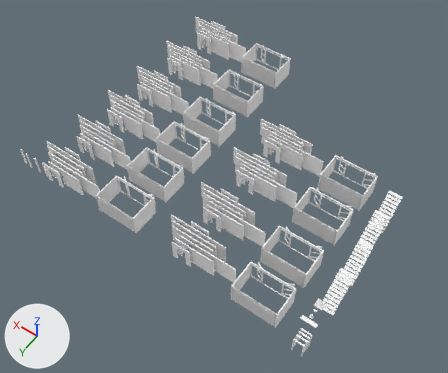
The Blender file Assets/Resources/BaseAssets/BuildingModules/buildingModules.blend as it was, and as the next commit left it.
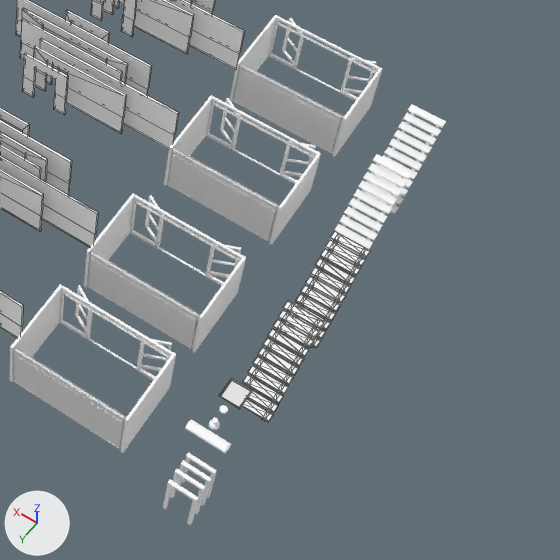
Old and new are each drawn whole from a 50 mm lens placed at (-33.0, 73.0, 99.1), pointed at (12.6, 9.1, -1.3) and again close up on the part from 51% to 100% of the width and 40% to 99% of the height. Arrows for +X, +Y and +Z are at lower left; the lights stay in place. The close-ups show mesh edges as thin lines.

In view in the first close-up: 'Stairs', 'Stairs.001', 'Stairs.002', 'Stairs.003', 'Structure.StartingZone.2ToneBlue', 'Structure.StartingZone.2ToneGreys', 'Structure.StartingZone.2ToneOrange', 'Structure.StartingZone.2TonePurp', 'Walls.2ToneGreys.Door.Long', 'Walls.2ToneOrange.Door.Long', 'Walls.2ToneOrange.Door.Medium', 'Walls.2TonePurp.Door.Long'.
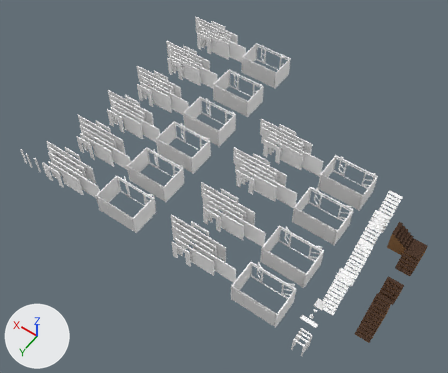
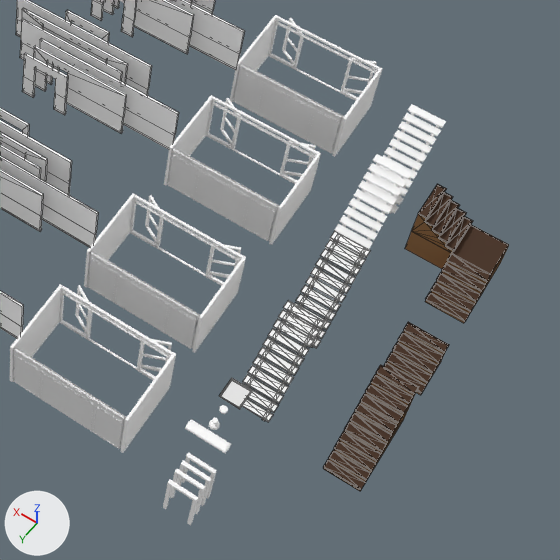
Where the change shows, as pixel boxes [x1, y1, x2, y2] in the close-ups (560 x 560 px):
'Stairs.Split', added (brown)
    after: [405, 184, 509, 323]
    faces in mat_color1 (its picture is missing): [418, 184, 509, 322]
    faces in mat_color2 (its picture is missing): [405, 214, 509, 323]
'Stairs.004', added
    after: [323, 365, 419, 491]
    faces in mat_color1 (its picture is missing): [323, 365, 419, 490]
    faces in mat_color2 (its picture is missing): [323, 373, 415, 491]
'Stairs.Half', added
    after: [384, 322, 449, 395]
    faces in mat_color1 (its picture is missing): [384, 322, 449, 394]
    faces in mat_color2 (its picture is missing): [387, 331, 446, 395]

The change in detail:
Material 'Color2' (mat_color2) is new.
Its base color is (0.283, 0.148, 0.0649) (brown #916b48).
Material 'Color1' (mat_color1) is new.
Its base color is (0.0766, 0.0438, 0.0293) (brown #4e3b30).
Mesh me_id5_004 is new.
It has 159 vertices, 270 faces and spans x -1.28..1.55, y -3.28..3.25, z -0.04..4.76.
Faces by material slot: [174, 96].
It uses material mat_color1 (its picture is missing).
It uses material mat_color2 (its picture is missing).
Mesh me_id5_005 is new.
It has 76 vertices, 127 faces and spans x -1.37..1.76, y -1.63..1.7, z -0.04..2.37.
Faces by material slot: [80, 47].
It uses material mat_color1 (its picture is missing).
It uses material mat_color2 (its picture is missing).
Mesh me_id5_006 is new.
It has 160 vertices, 261 faces and spans x -1.37..4.96, y -4.71..1.7, z -0.04..4.78.
Faces by material slot: [163, 98].
It uses material mat_color1 (its picture is missing).
It uses material mat_color2 (its picture is missing).
Object 'Stairs.004' (ob_stairs_004) is new; it shows me_id5_004.
Its location is (-26.2, 19.83, 0.0).
Object 'Stairs.Half' (ob_stairs_half) is new; it shows me_id5_005.
Its location is (-26.24, 12.59, 0.0).
Object 'Stairs.Split' (ob_stairs_split) is new; it shows me_id5_006.
Its location is (-26.24, 5.6, 0.0).
